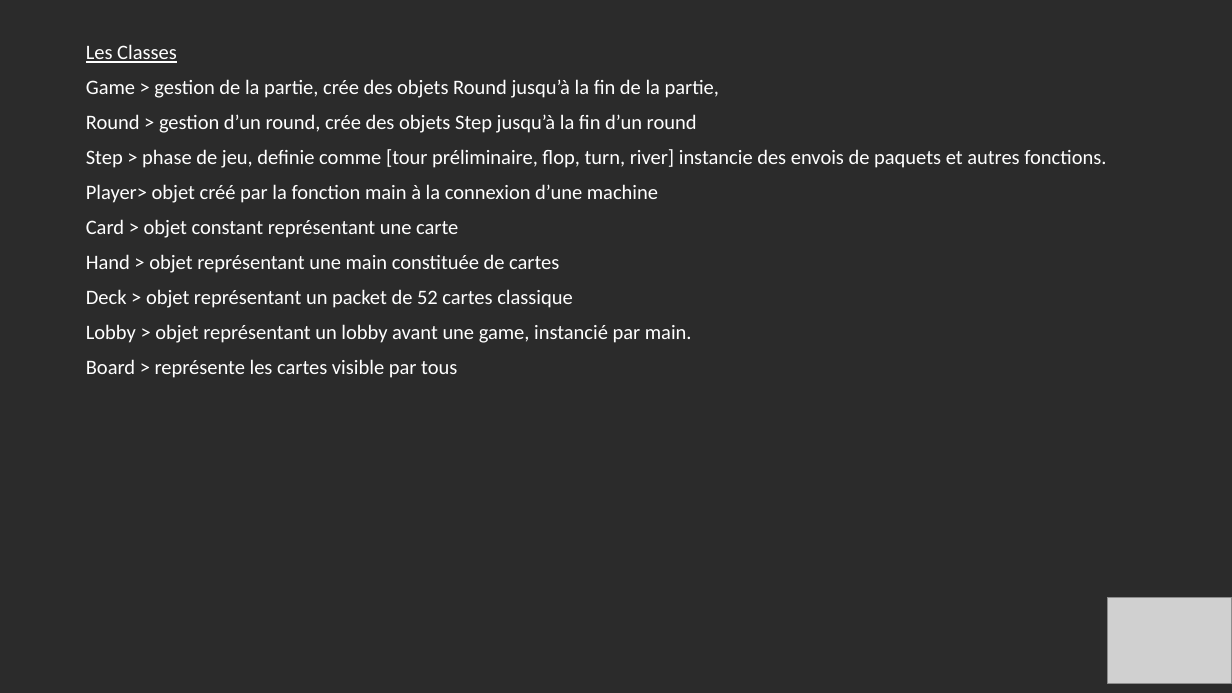
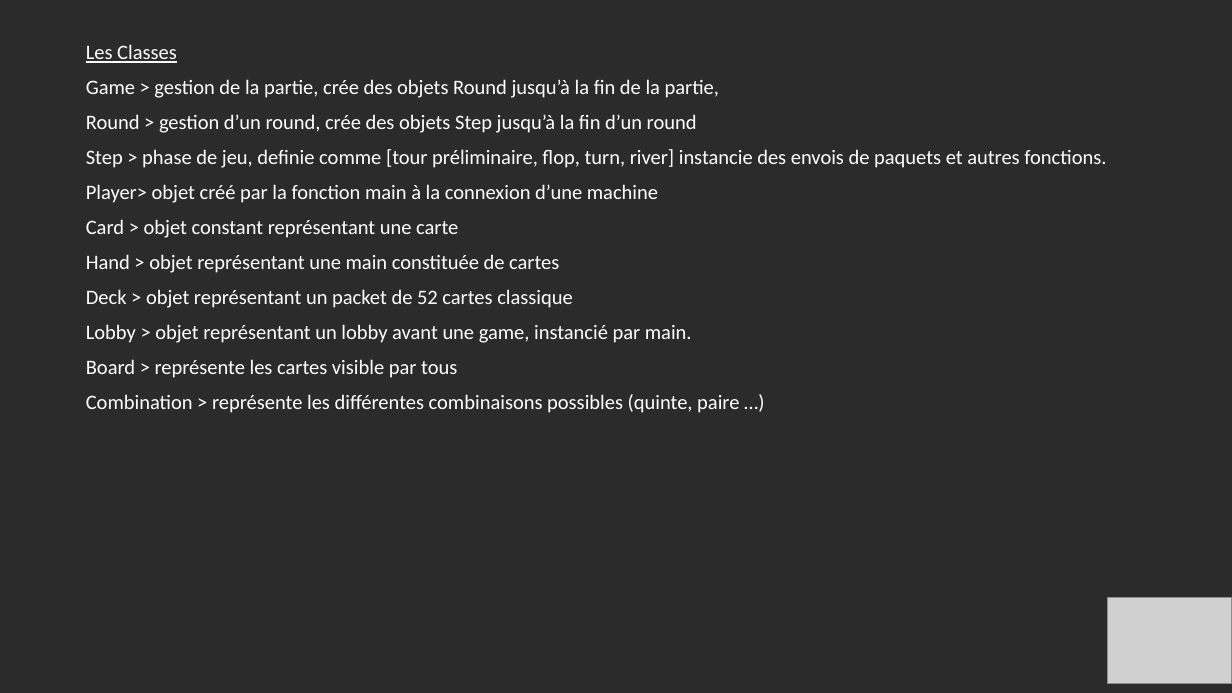
Before and after one commit to TooFuW/ProjetPoker, a slide deck: slide 2 of caractéristiques_techniques.pptx. Drawn at 1232x693 pixels with LibreOffice and Linux fonts; fonts in the diff are those of the drawing; grey boxes stand for pictures; background and template pictures are left out; a plain dark background stands for a picture behind light text. Boxes give left, top, right and bottom in pixels: in the first picture for what was removed or moved away, otherwise in the second. Text is boxed around its words. In the diff, an @@ line names an element or a change of style, - is before the commit and + after.

```diff
--- a/caractéristiques_techniques.pptx
+++ b/caractéristiques_techniques.pptx
@@ text at (x1=86, y1=394, x2=739, y2=413): paragraph added @@
+Combination > représente les différentes combinaisons possibles (quinte, paire …)
```
Also in this commit, not shown: 1 other slide changed.
